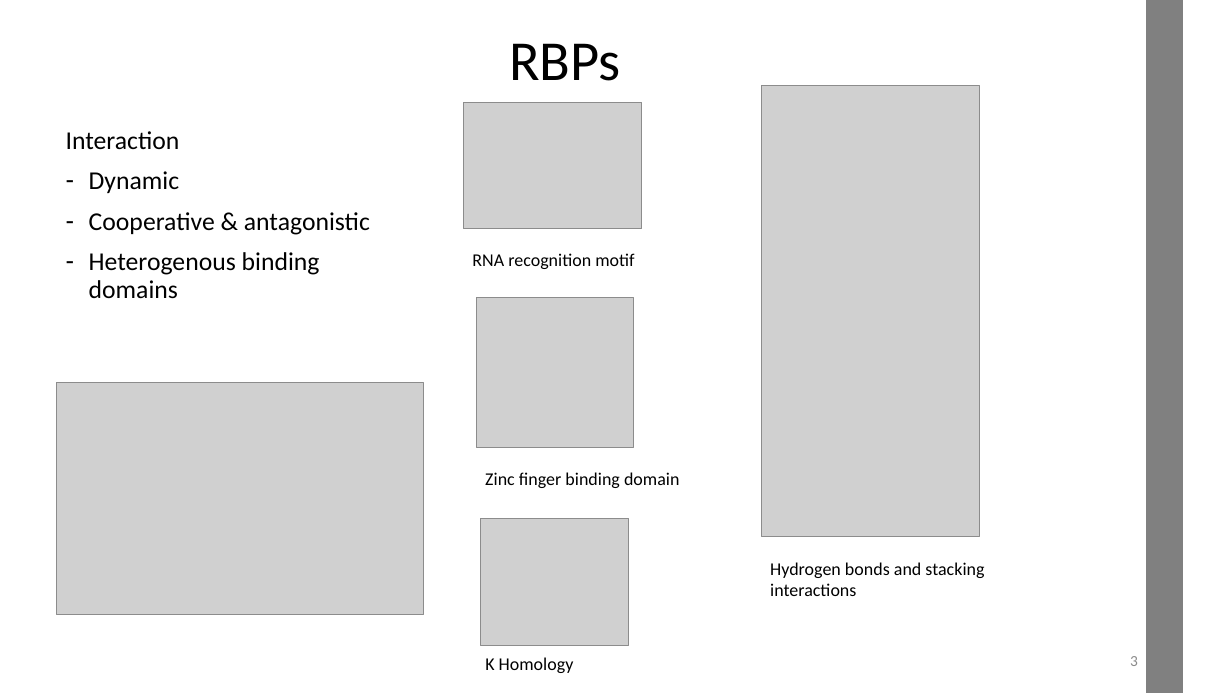
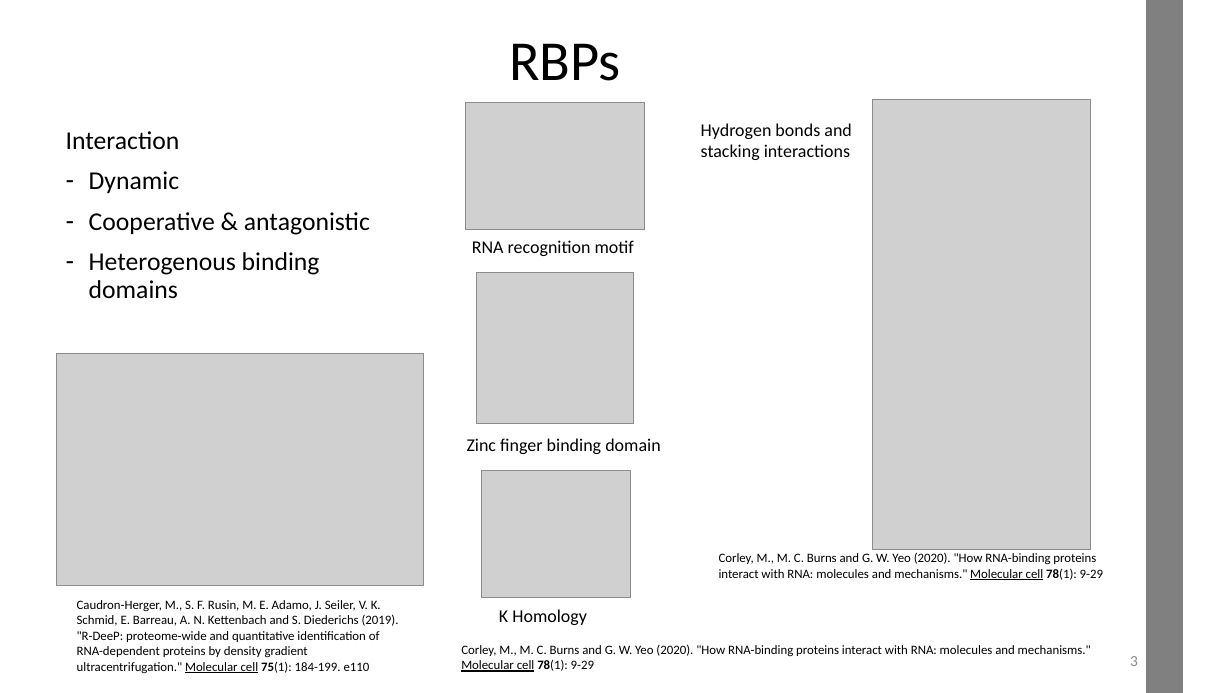
Before and after one commit to datascience-mobi-2022/2022-topic-03-team-05, a slide deck: slide 3 of Project Proposal_temporary draft.pptx. Drawn at 1232x693 pixels with LibreOffice and Linux fonts; fonts in the diff are those of the drawing; grey boxes stand for pictures. Boxes give left, top, right and bottom in pixels: in the first picture for what was removed or moved away, otherwise in the second. Text is boxed around its words. In the diff, an @@ line names an element or a change of style, - is before the commit and + after.

```diff
--- a/Project Proposal_temporary draft.pptx
+++ b/Project Proposal_temporary draft.pptx
@@ text "Hydrogen bonds and stacking interactions" rewrapped from (770, 562, 984, 596) to (701, 123, 851, 160) @@
@@ picture: place and size @@
-picture at (762, 86, 980, 537)
+picture at (872, 99, 1091, 550)
@@ text "RNA recognition motif": place and size @@
-text "RNA recognition motif" at (472, 253, 634, 269)
+text "RNA recognition motif" at (472, 240, 634, 256)
@@ picture: place and size @@
-picture at (476, 298, 633, 448)
+picture at (477, 273, 634, 423)
@@ picture: place and size @@
-picture at (56, 383, 423, 615)
+picture at (56, 354, 423, 586)
@@ text "Zinc finger binding domain": place and size @@
-text "Zinc finger binding domain" at (485, 472, 679, 488)
+text "Zinc finger binding domain" at (467, 438, 660, 454)
@@ picture: place and size @@
-picture at (481, 518, 629, 646)
+picture at (482, 470, 630, 598)
@@ text added at (719, 552, 1103, 580), 10 pt, text #000000 @@
+Corley, M., M. C. Burns and G. W. Yeo (2020). "How RNA-binding proteins interact with RNA: molecules and mechanisms." Molecular cell 78(1): 9-29
@@ text added at (77, 600, 399, 673), 10 pt, text #000000 @@
+Caudron-Herger, M., S. F. Rusin, M. E. Adamo, J. Seiler, V. K. Schmid, E. Barreau, A. N. Kettenbach and S. Diederichs (2019). "R-DeeP: proteome-wide and quantitative identification of RNA-dependent proteins by density gradient ultracentrifugation." Molecular cell 75(1): 184-199. e110
@@ text "K Homology": place and size @@
-text "K Homology" at (485, 657, 574, 673)
+text "K Homology" at (499, 609, 587, 625)
@@ text added at (461, 644, 1091, 672), 10 pt, text #000000 @@
+Corley, M., M. C. Burns and G. W. Yeo (2020). "How RNA-binding proteins interact with RNA: molecules and mechanisms." Molecular cell 78(1): 9-29
```
Also in this commit, not shown: 9 other slides changed, 1 slide added, 1 slide removed.
